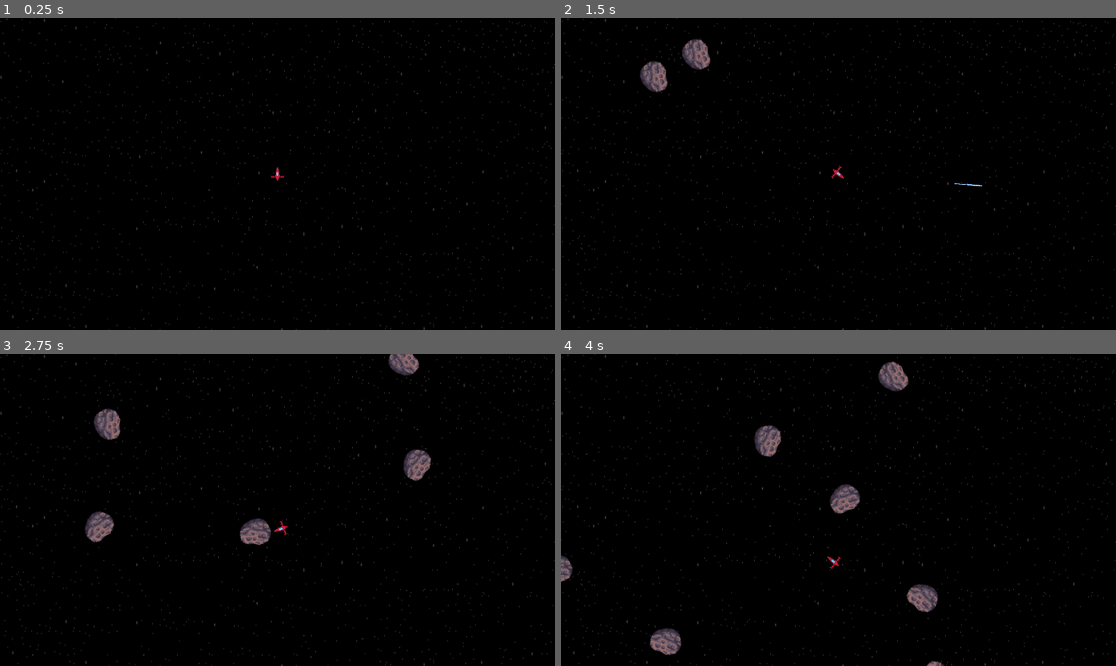
Above: before the commit, frames 1-4 (two rows, left to right).
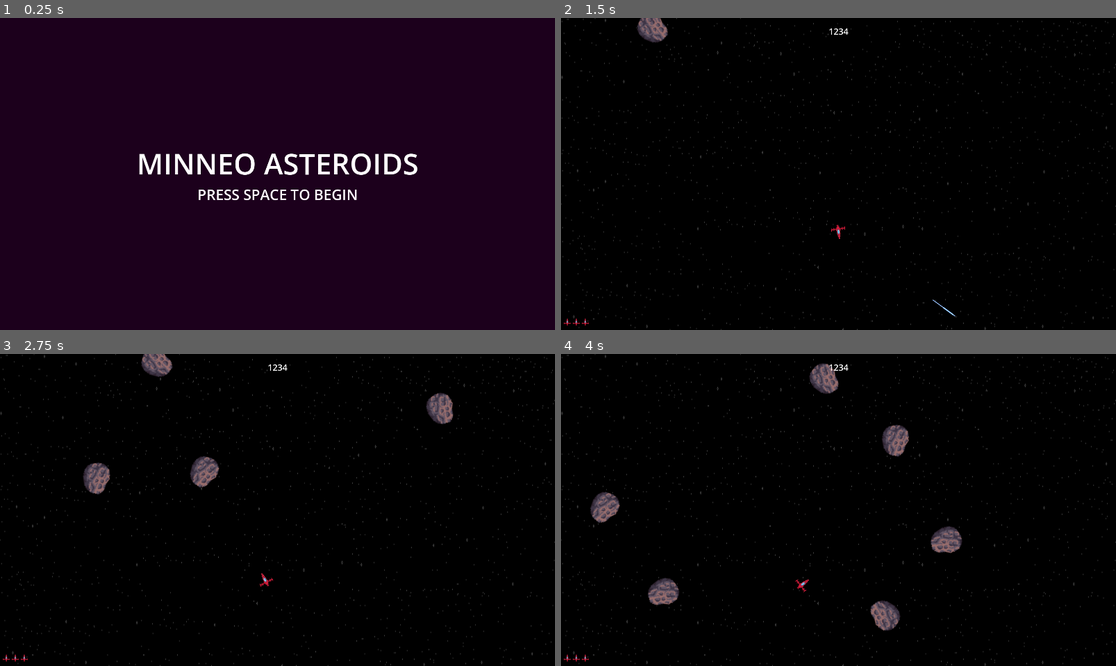
Above: after the commit, the same moments.

Repository: Minneo03/MinneoAsteroids
Game: Godot game, scene res://scenes/startScreen.tscn
Same seed, same stepped clock (60 frames per second), same inputs: the game is played once before the commit and once after it. Before the commit the project starts from res://scenes/level.tscn.
Inputs (mouse positions are in pixels of both pictures, inside the frame that each line leads up to):
- Up to frame 1 (0.25 s): no input
- Up to frame 2 (1.5 s): tap Space (start, bound only after the commit) at 0.5, 0.8, 1.35 s; move the mouse to (960, 158) at 0.52 s; press the mouse at (960, 158) at 0.53 s; hold D (rotateRight) 0.53-1.28 s; move the mouse to (727, 189) at 1.27 s; release the mouse at (727, 189) at 1.28 s; hold S (brake) from 1.28 s (still down)
- Up to frame 3 (2.75 s): click (166, 525) at 1.55 s; move the mouse to (333, 441) at 2.02 s; release S (brake) at 2.03 s; hold D (rotateRight) from 2.03 s (still down); hold W (boost) from 2.03 s (still down); tap Space (start, bound only after the commit) at 2.3 s
- Up to frame 4 (4 s): move the mouse to (810, 572) at 2.77 s; release W (boost) at 2.78 s; click (810, 572) at 2.85 s; move the mouse to (1005, 556) at 3.52 s; release D (rotateRight) at 3.53 s; hold A (rotateLeft) from 3.53 s (still down); hold Space (start, bound only after the commit) from 3.53 s (still down)

The runs differ from the first frame. In frame 1, 99% of the frame differs, in the area x 0-100%, y 0-100%; in frame 2, 1.3%; in frame 3, 3.5%; in frame 4, 4.5%.

Commit message:
Lasers, UI, and Screens
Lasers now collide with the asteroids, destroying them. There is now a UI that displays player health in the bottom of the screen. There are also start and game over screens.

Diff:
--- /dev/null
+++ b/global/global.gd
@@ -0,0 +1,3 @@
+extends Node
+
+var score := 0
--- a/project.godot
+++ b/project.godot
@@ -11,14 +11,22 @@
 [application]
 
 config/name="MinneoAsteroids"
-run/main_scene="res://scenes/level.tscn"
+run/main_scene="res://scenes/startScreen.tscn"
 config/features=PackedStringArray("4.3", "Mobile")
 config/icon="res://icon.svg"
+
+[autoload]
+
+Global="*res://global/global.gd"
 
 [display]
 
 window/size/viewport_width=1920
 window/size/viewport_height=1080
+
+[global_group]
+
+ui=""
 
 [input]
 
@@ -47,6 +55,11 @@
 "events": [Object(InputEventMouseButton,"resource_local_to_scene":false,"resource_name":"","device":-1,"window_id":0,"a …(253 unchanged characters)…
 ]
 }
+start={
+"deadzone": 0.5,
+"events": [Object(InputEventKey,"resource_local_to_scene":false,"resource_name":"","device":0,"window_id":0,"alt_pressed":false,"shift_pressed":false,"ctrl_pressed":false,"meta_pressed":false,"pressed":false,"keycode":0,"physical_keycode":32,"key_label":0,"unicode":0,"location":0,"echo":false,"script":null)
+]
+}
 
 [layer_names]
 
--- a/scenes/asteroids.gd
+++ b/scenes/asteroids.gd
@@ -3,6 +3,8 @@
 var speed: int
 var rotation_speed: int
 var direction_x: float
+
+signal collision
 
 func _ready():
 	var rng := RandomNumberGenerator.new()
@@ -22,4 +24,9 @@
 	rotation_degrees += rotation_speed * delta
 
 func _on_body_entered(_body: Node2D) -> void:
-	pass # Replace with function body.
+	collision.emit()
+
+func _on_area_entered(area: Area2D) -> void:
+	area.queue_free()
+	queue_free()
+	Global.score += 1
--- a/scenes/asteroids.tscn
+++ b/scenes/asteroids.tscn
@@ -15,4 +15,5 @@
 [node name="CollisionPolygon2D" type="CollisionPolygon2D" parent="."]
 polygon = PackedVector2Array(-9, -16, 2, -15, 13, -7, 19, 1, 15, 11, 6, 17, -6, 17, -18, 8, -19, -5)
 
+[connection signal="area_entered" from="." to="." method="_on_area_entered"]
 [connection signal="body_entered" from="." to="." method="_on_body_entered"]
--- /dev/null
+++ b/scenes/gameOverScreen.gd
@@ -0,0 +1,10 @@
+extends Control
+
+func _ready():
+	$gameOverUI/gameOverContainer/verticalSpacer/scoreLabel.text = $gameOverUI/gameOverContainer/verticalSpacer/scoreLabel.text + str(Global.score)
+	Global.score = 0
+
+# Called every frame. 'delta' is the elapsed time since the previous frame.
+func _input(event):
+	if event.is_action_pressed("start"):
+		get_tree().change_scene_to_file("res://scenes/level.tscn")
--- /dev/null
+++ b/scenes/gameOverScreen.tscn
@@ -0,0 +1,76 @@
+[gd_scene load_steps=2 format=3 uid="uid://bswe4x3y11u1i"]
+
+[ext_resource type="Script" path="res://scenes/gameOverScreen.gd" id="1_xacoc"]
+
+[node name="gameOverScreen" type="Control"]
+layout_mode = 3
+anchors_preset = 15
+anchor_right = 1.0
+anchor_bottom = 1.0
+grow_horizontal = 2
+grow_vertical = 2
+script = ExtResource("1_xacoc")
+
+[node name="ColorRect" type="ColorRect" parent="."]
+layout_mode = 1
+anchors_preset = 15
+anchor_right = 1.0
+anchor_bottom = 1.0
+grow_horizontal = 2
+grow_vertical = 2
+color = Color(0.10923, 9.64119e-06, 0.109436, 1)
+
+[node name="gameOverUI" type="CenterContainer" parent="."]
+layout_mode = 1
+anchors_preset = 8
+anchor_left = 0.5
+anchor_top = 0.5
+anchor_right = 0.5
+anchor_bottom = 0.5
+offset_left = -215.0
+offset_top = -97.0
+offset_right = 215.0
+offset_bottom = 97.0
+grow_horizontal = 2
+grow_vertical = 2
+
+[node name="gameOverContainer" type="MarginContainer" parent="gameOverUI"]
+layout_mode = 2
+theme_override_constants/margin_bottom = 45
+
+[node name="verticalSpacer" type="VBoxContainer" parent="gameOverUI/gameOverContainer"]
+layout_mode = 2
+
+[node name="gameOverLabel" type="Label" parent="gameOverUI/gameOverContainer/verticalSpacer"]
+layout_mode = 2
+theme_override_font_sizes/font_size = 75
+text = "GAME OVER"
+horizontal_alignment = 1
+vertical_alignment = 1
+
+[node name="scoreLabel" type="Label" parent="gameOverUI/gameOverContainer/verticalSpacer"]
+layout_mode = 2
+theme_override_font_sizes/font_size = 30
+text = "YOUR SCORE: "
+horizontal_alignment = 1
+vertical_alignment = 1
+
+[node name="startAgainContainer" type="MarginContainer" parent="."]
+layout_mode = 1
+anchors_preset = 7
+anchor_left = 0.5
+anchor_top = 1.0
+anchor_right = 0.5
+anchor_bottom = 1.0
+offset_left = -169.0
+offset_top = -117.0
+offset_right = 169.0
+grow_horizontal = 2
+grow_vertical = 0
+theme_override_constants/margin_bottom = 75
+
+[node name="startAgainLabel" type="Label" parent="startAgainContainer"]
+layout_mode = 2
+theme_override_font_sizes/font_size = 30
+text = "SPACE TO START AGAIN"
+horizontal_alignment = 1
--- a/scenes/laser.tscn
+++ b/scenes/laser.tscn
@@ -3,8 +3,9 @@
 [ext_resource type="Texture2D" uid="uid://8f0nal7wala2" path="res://Animation Pack/projectile.png" id="1_nymyo"]
 [ext_resource type="Script" path="res://scenes/laser.gd" id="1_vn21h"]
 
-[sub_resource type="RectangleShape2D" id="RectangleShape2D_2jil6"]
-size = Vector2(69, 9)
+[sub_resource type="CapsuleShape2D" id="CapsuleShape2D_tfqhr"]
+radius = 4.0
+height = 70.0
 
 [node name="laser" type="Area2D"]
 rotation = -1.5708
@@ -18,5 +19,6 @@
 texture = ExtResource("1_nymyo")
 
 [node name="CollisionShape2D" type="CollisionShape2D" parent="."]
-position = Vector2(-2.5, 1)
-shape = SubResource("RectangleShape2D_2jil6")
+position = Vector2(-3, 0.999989)
+rotation = 1.5708
+shape = SubResource("CapsuleShape2D_tfqhr")
--- a/scenes/level.gd
+++ b/scenes/level.gd
@@ -3,15 +3,26 @@
 var asteroid_scene: PackedScene = load("res://scenes/asteroids.tscn")
 var laser_scene: PackedScene = load("res://scenes/laser.tscn")
 
+var health: int = 3
+
 func _ready():
 	var size := get_viewport().get_visible_rect().size
 	$Player.position = size / 2 #Centers the Player position based on window size
+	$Player.position +=  Vector2(0, 200)
+
+	get_tree().call_group('ui', 'set_health', health)
 
 func _on_asteroid_timer_timeout() -> void:
 	var asteroid = asteroid_scene.instantiate()
 
 	$Asteroids.add_child(asteroid)
+	asteroid.connect('collision', _on_asteroid_collision)
 
+func _on_asteroid_collision():
+	health -= 1
+	get_tree().call_group('ui', 'set_health', health)
+	if health <= 0:
+		get_tree().change_scene_to_file("res://scenes/gameOverScreen.tscn")
 
 func _on_player_laser(pos, rot) -> void:
 	var laser = laser_scene.instantiate()
--- a/scenes/level.tscn
+++ b/scenes/level.tscn
@@ -1,8 +1,9 @@
-[gd_scene load_steps=8 format=3 uid="uid://b84db7s16rnc7"]
+[gd_scene load_steps=9 format=3 uid="uid://b84db7s16rnc7"]
 
 [ext_resource type="PackedScene" uid="uid://bsur5vc4bivyx" path="res://scenes/background.tscn" id="1_3w848"]
 [ext_resource type="Script" path="res://scenes/level.gd" id="1_i6ndd"]
 [ext_resource type="PackedScene" uid="uid://d1xw2q81k08us" path="res://scenes/player.tscn" id="2_st3ky"]
+[ext_resource type="PackedScene" uid="uid://bcqnmtbmi4pxj" path="res://scenes/ui.tscn" id="4_admf6"]
 
 [sub_resource type="RectangleShape2D" id="RectangleShape2D_jycik"]
 size = Vector2(1957, 20)
@@ -21,11 +22,13 @@
 
 [node name="Background" parent="." instance=ExtResource("1_3w848")]
 position = Vector2(-1, 4)
+metadata/_edit_lock_ = true
 
 [node name="Player" parent="." instance=ExtResource("2_st3ky")]
 position = Vector2(969, 499)
 
 [node name="Borders" type="Node2D" parent="."]
+metadata/_edit_lock_ = true
 
 [node name="StaticBody2D" type="StaticBody2D" parent="Borders"]
 collision_layer = 4
@@ -54,5 +57,7 @@
 
 [node name="Lasers" type="Node2D" parent="."]
 
+[node name="UI" parent="." instance=ExtResource("4_admf6")]
+
 [connection signal="laser" from="Player" to="." method="_on_player_laser"]
 [connection signal="timeout" from="AsteroidTimer" to="." method="_on_asteroid_timer_timeout"]
--- a/scenes/player.tscn
+++ b/scenes/player.tscn
@@ -6,6 +6,7 @@
 [node name="Player" type="CharacterBody2D"]
 collision_mask = 6
 script = ExtResource("1_nsihe")
+rotation_speed = 4
 
 [node name="PlayerSprite" type="Sprite2D" parent="."]
 scale = Vector2(2, 2)
@@ -15,7 +16,7 @@
 polygon = PackedVector2Array(0, -25, 6, 3, 24, 4, 24, 16, 5, 17, 0, 24, -4, 17, -24, 16, -24, 4, -6, 3)
 
 [node name="LaserStartPos" type="Marker2D" parent="."]
-position = Vector2(-1, -51)
+position = Vector2(-4, -51)
 
 [node name="Reload" type="Timer" parent="."]
 wait_time = 0.5
--- /dev/null
+++ b/scenes/startScreen.gd
@@ -0,0 +1,6 @@
+extends Control
+
+# Called every frame. 'delta' is the elapsed time since the previous frame.
+func _input(event):
+	if event.is_action_pressed("start"):
+		get_tree().change_scene_to_file("res://scenes/level.tscn")
--- /dev/null
+++ b/scenes/startScreen.tscn
@@ -0,0 +1,51 @@
+[gd_scene load_steps=2 format=3 uid="uid://byv14sw7docu7"]
+
+[ext_resource type="Script" path="res://scenes/startScreen.gd" id="1_c8ixw"]
+
+[node name="startScreen" type="Control"]
+layout_mode = 3
+anchors_preset = 15
+anchor_right = 1.0
+anchor_bottom = 1.0
+grow_horizontal = 2
+grow_vertical = 2
+script = ExtResource("1_c8ixw")
+
+[node name="BG" type="ColorRect" parent="."]
+layout_mode = 1
+anchors_preset = 15
+anchor_right = 1.0
+anchor_bottom = 1.0
+grow_horizontal = 2
+grow_vertical = 2
+color = Color(0.109804, 0, 0.109804, 1)
+
+[node name="CenterContainer" type="CenterContainer" parent="."]
+layout_mode = 1
+anchors_preset = 8
+anchor_left = 0.5
+anchor_top = 0.5
+anchor_right = 0.5
+anchor_bottom = 0.5
+offset_left = -20.0
+offset_top = -20.0
+offset_right = 20.0
+offset_bottom = 20.0
+grow_horizontal = 2
+grow_vertical = 2
+
+[node name="Vertical Spacer" type="VBoxContainer" parent="CenterContainer"]
+layout_mode = 2
+
+[node name="Title" type="Label" parent="CenterContainer/Vertical Spacer"]
+layout_mode = 2
+theme_override_font_sizes/font_size = 100
+text = "MINNEO ASTEROIDS"
+horizontal_alignment = 1
+
+[node name="space" type="Label" parent="CenterContainer/Vertical Spacer"]
+layout_mode = 2
+theme_override_font_sizes/font_size = 50
+text = "PRESS SPACE TO BEGIN"
+horizontal_alignment = 1
+vertical_alignment = 2
--- /dev/null
+++ b/scenes/ui.gd
@@ -0,0 +1,13 @@
+extends CanvasLayer
+
+static var image = load("res://Spaceship-shooter#01/Spaceships/Spaceship#02(24x24).png")
+
+func set_health(hp):
+	for child in $"Lives Margin/HBoxContainer".get_children():
+		child.queue_free()
+
+	for i in hp:
+		var text_rect = TextureRect.new()
+		text_rect.texture = image
+		$"Lives Margin/HBoxContainer".add_child(text_rect)
+		text_rect.stretch_mode = TextureRect.STRETCH_KEEP
--- /dev/null
+++ b/scenes/ui.tscn
@@ -0,0 +1,38 @@
+[gd_scene load_steps=2 format=3 uid="uid://bcqnmtbmi4pxj"]
+
+[ext_resource type="Script" path="res://scenes/ui.gd" id="1_f545v"]
+
+[node name="UI" type="CanvasLayer" groups=["ui"]]
+script = ExtResource("1_f545v")
+
+[node name="Score Margin" type="MarginContainer" parent="."]
+anchors_preset = 5
+anchor_left = 0.5
+anchor_right = 0.5
+offset_left = -34.5
+offset_right = 34.5
+offset_bottom = 42.0
+grow_horizontal = 2
+theme_override_constants/margin_top = 25
+
+[node name="Label" type="Label" parent="Score Margin"]
+layout_mode = 2
+theme_override_colors/font_color = Color(1, 1, 1, 1)
+theme_override_font_sizes/font_size = 30
+text = "1234
+"
+horizontal_alignment = 1
+
+[node name="Lives Margin" type="MarginContainer" parent="."]
+anchors_preset = 2
+anchor_top = 1.0
+anchor_bottom = 1.0
+offset_top = -40.0
+offset_right = 148.0
+grow_vertical = 0
+theme_override_constants/margin_left = 10
+theme_override_constants/margin_bottom = 0
+
+[node name="HBoxContainer" type="HBoxContainer" parent="Lives Margin"]
+layout_mode = 2
+theme_override_constants/separation = 7
